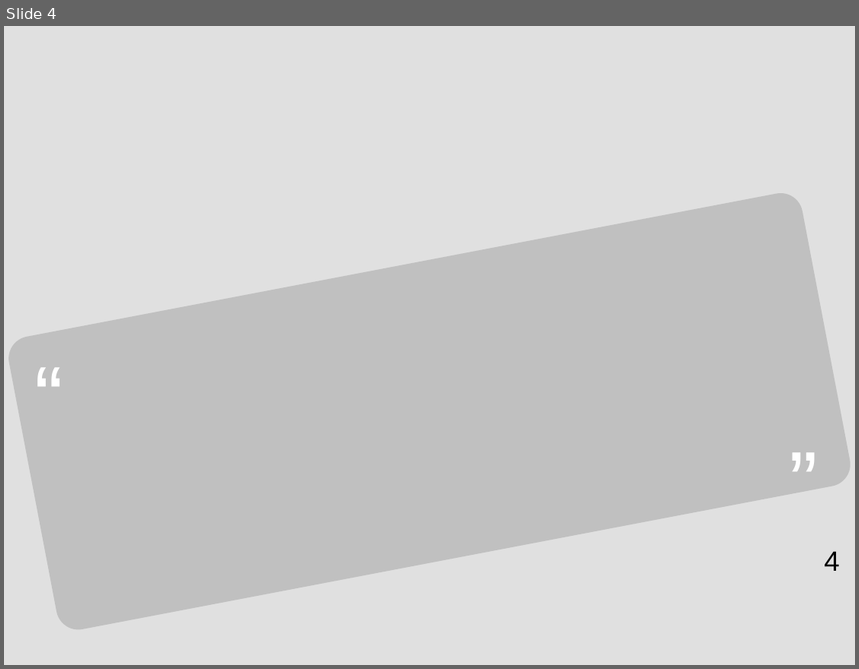
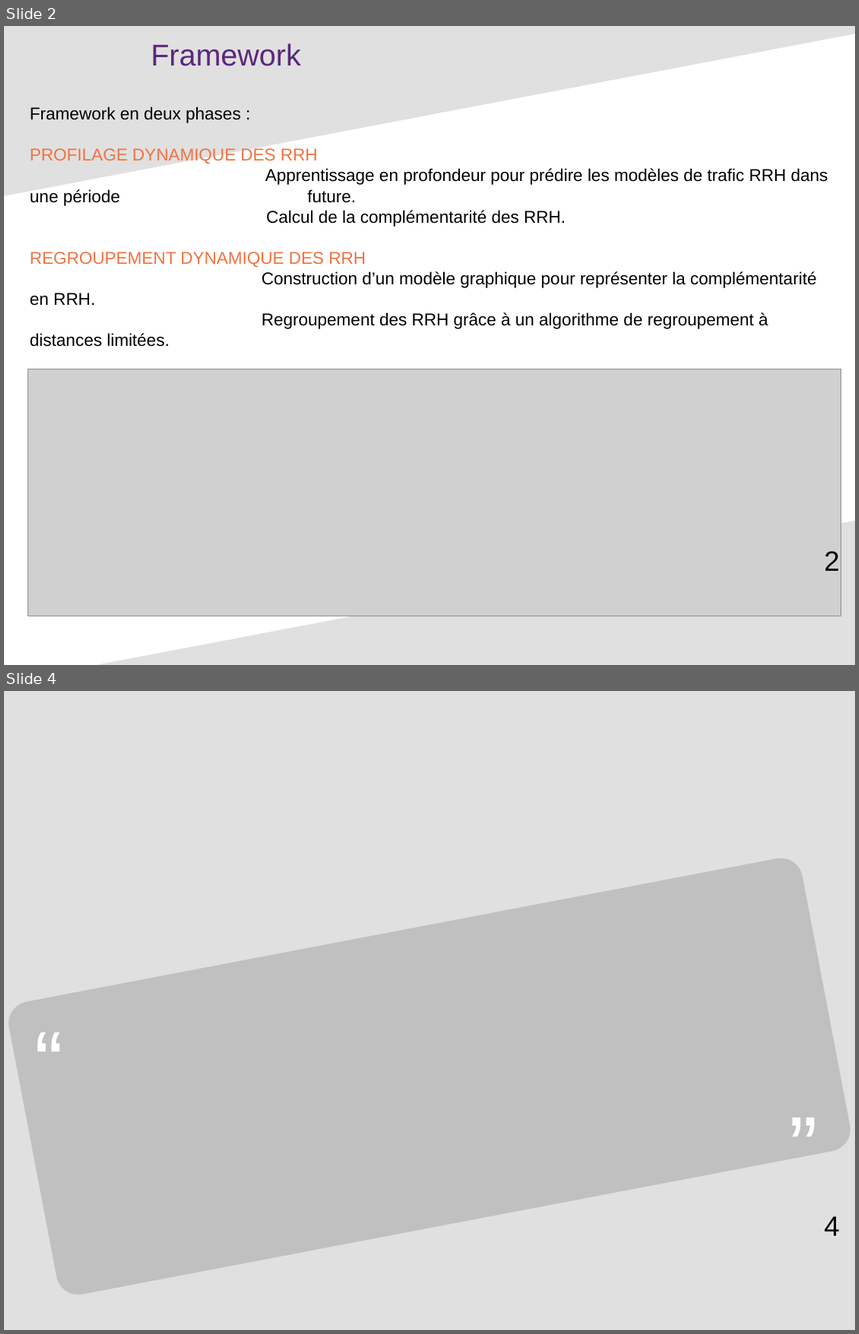
Before and after one commit to touzariLiticia/PLDAC, a slide deck: Presentation 1.odp. Shown one above the other, each under a label of ours: slide 4 before the commit, slides 2 and 4 after it; the slides between them are not shown. The pictures are 859x669 and 859x1334 pixels, drawn with LibreOffice and Linux fonts; fonts in the diff are those of the drawing; grey boxes stand for pictures. Boxes give left, top, right and bottom in pixels: in the first picture for what was removed or moved away, otherwise in the second. Text is boxed around its words. In the diff, an @@ line names an element or a change of style, - is before the commit and + after.

```diff
--- a/Presentation 1.odp
+++ b/Presentation 1.odp
@@ slide 2 added at bbox=[4, 26, 855, 665], background #FFFFFF @@
@@ freeform shape added at bbox=[4, 26, 855, 196], fill #E0E0E0 @@
@@ text added at bbox=[151, 43, 300, 66], 28 pt, text #5B277D @@
+Framework
@@ text added at bbox=[30, 107, 829, 347], 16 pt, text #000000 @@
+Framework en deux phases :
+PROFILAGE DYNAMIQUE DES RRH
+Apprentissage en profondeur pour prédire les modèles de trafic RRH dans une période future.
+Calcul de la complémentarité des RRH.
+REGROUPEMENT DYNAMIQUE DES RRH
+Construction d’un modèle graphique pour représenter la complémentarité en RRH.
+Regroupement des RRH grâce à un algorithme de regroupement à distances limitées.
@@ picture added at bbox=[28, 369, 842, 616] @@
@@ freeform shape added at bbox=[97, 520, 855, 665], fill #E0E0E0 @@
@@ page number added at bbox=[824, 551, 839, 571], 26 pt, text #000000 @@
+2
```
Also in this commit, not shown: 2 other slides added, 3 slides removed, 2 other files.
